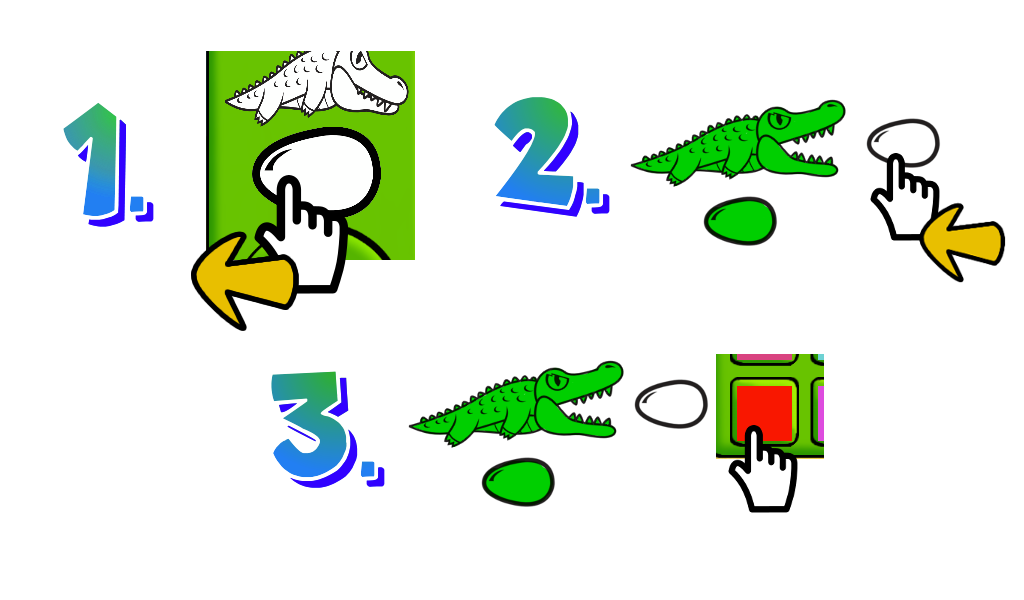
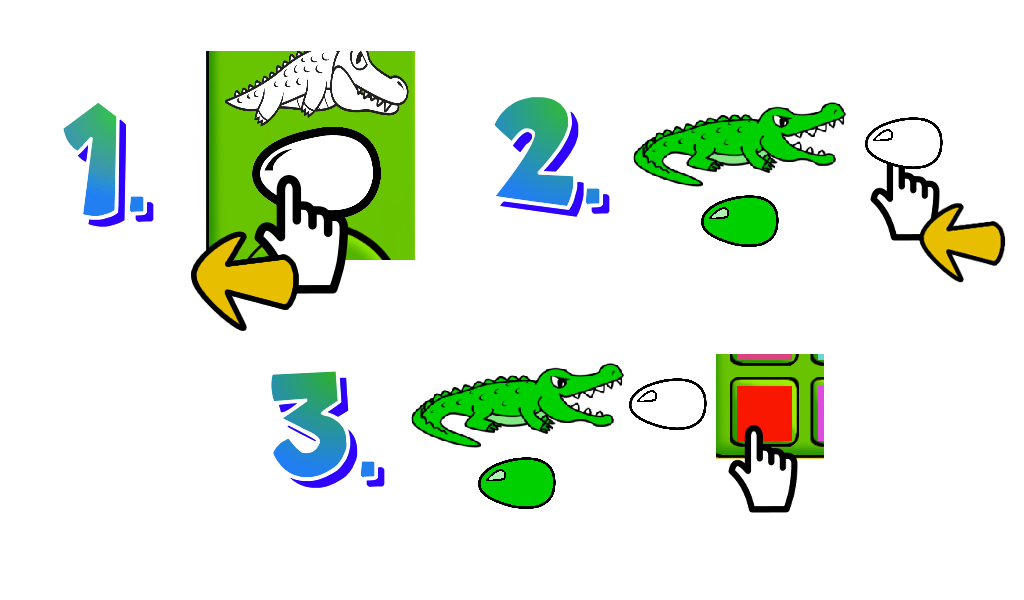
Comparing the layer stacks of the two 1024x600 images. Changes:
renamed "Neue Ebene-Kopie" to "Eingefügte Ebene #6", moved it above "Eingefügte Ebene #5", painted on it over [865, 117, 943, 169]
renamed "Neue Ebene" to "Eingefügte Ebene #5", moved it above "Eingefügte Ebene #4", painted on it over [629, 378, 709, 430]
renamed "Eingefügte Ebene#12" to "Eingefügte Ebene #4", moved it above "Eingefügte Ebene #3", painted on it over [701, 195, 779, 247]
renamed "Eingefügte Ebene#7" to "Eingefügte Ebene #3", moved it above "Eingefügte Ebene #2", painted on it over [478, 457, 556, 509]
removed layer "Eingefügte Ebene#11" over [412, 361, 623, 506]
removed layer "Eingefügte Ebene#6" over [634, 100, 845, 245]
renamed "Eingefügte Ebene#8" to "Eingefügte Ebene #2", moved it above "Eingefügte Ebene #1", painted on it over [408, 360, 625, 448]
renamed "Eingefügte Ebene#13" to "Eingefügte Ebene #1", moved it above "Eingefügte Ebene#10", painted on it over [630, 99, 847, 187]
